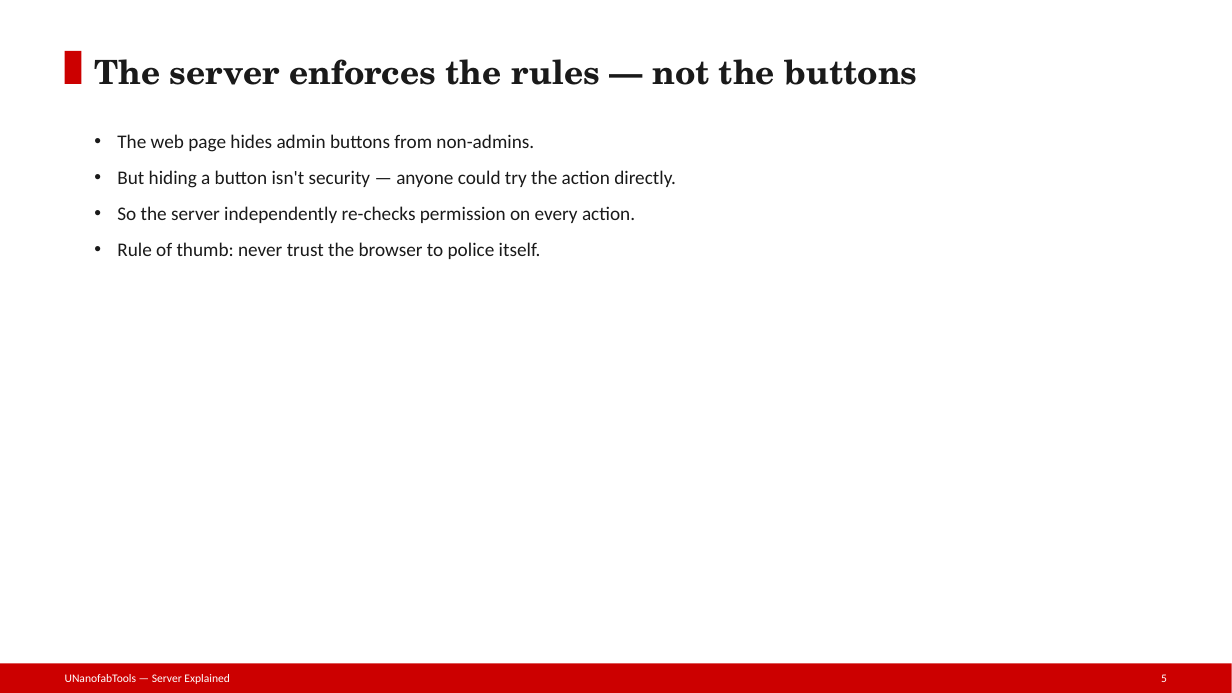
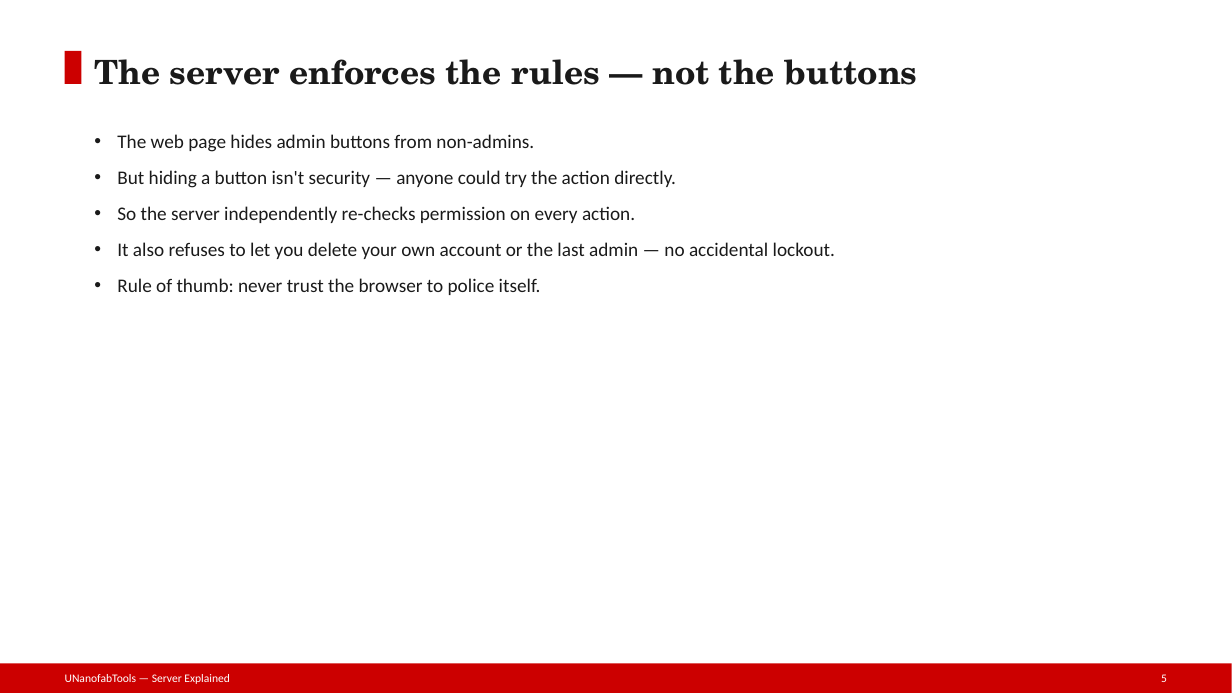
Before and after one commit to phelanhobbs/nanofab-documentation, a slide deck: slide 5 of presentation/UNanofabTools/flaskserver/slides/05-Admin-Panel.pptx. Drawn at 1232x693 pixels with LibreOffice and Linux fonts; fonts in the diff are those of the drawing. Boxes give left, top, right and bottom in pixels: in the first picture for what was removed or moved away, otherwise in the second. Text is boxed around its words. In the diff, an @@ line names an element or a change of style, - is before the commit and + after.

```diff
--- a/presentation/UNanofabTools/flaskserver/slides/05-Admin-Panel.pptx
+++ b/presentation/UNanofabTools/flaskserver/slides/05-Admin-Panel.pptx
@@ text at (117, 242, 835, 259): paragraph added @@
+• It also refuses to let you delete your own account or the last admin — no accidental lockout.
```
Also in this commit, not shown: 35 other files.
